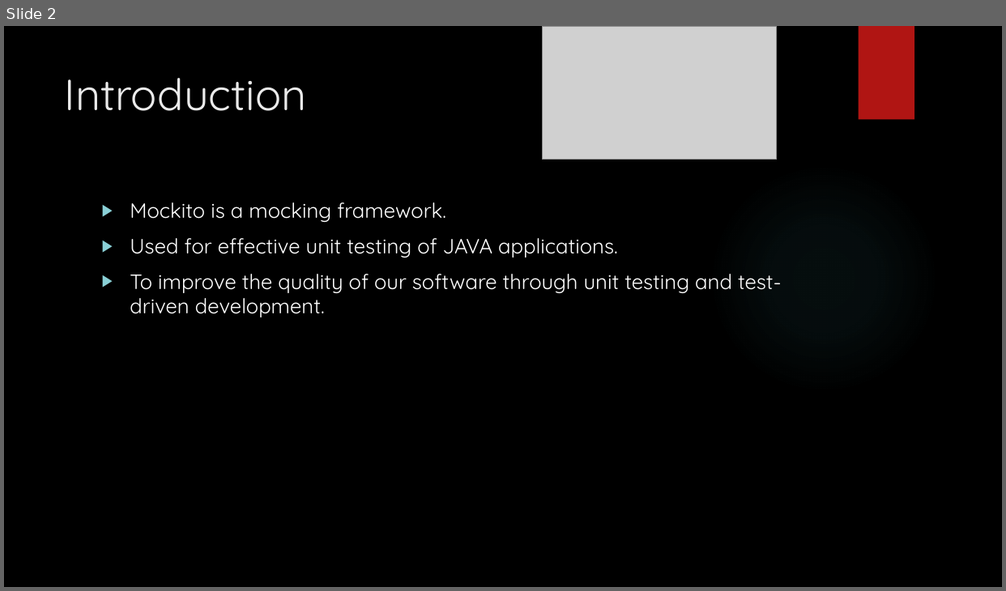
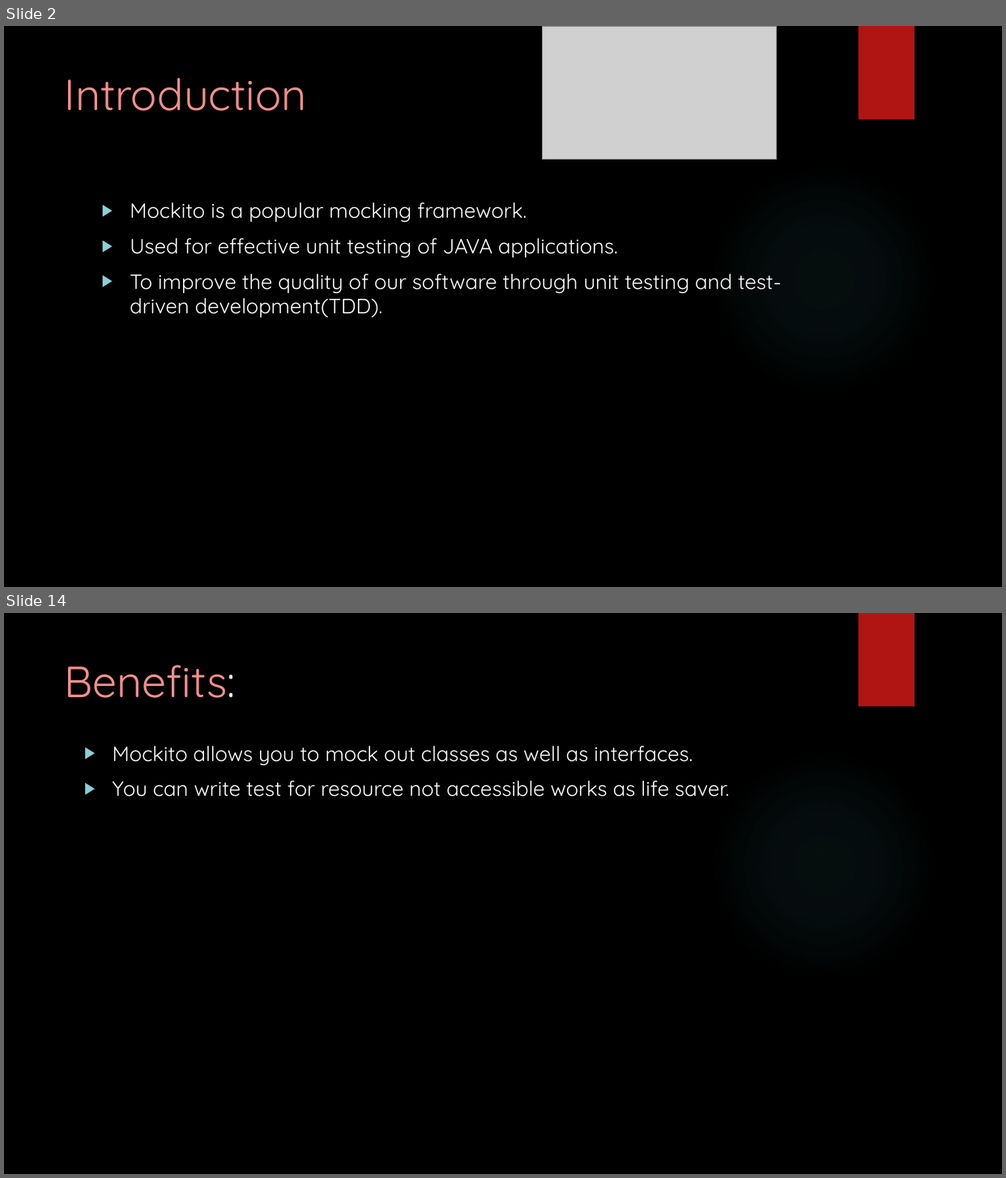
Before and after one commit to rasjaisw/training, a slide deck: assignments/Rashmi_jaiswal.pptx. Shown one above the other, each under a label of ours: slide 2 before the commit, slides 2 and 14 after it; the slides between them are not shown. The pictures are 1006x591 and 1006x1178 pixels, drawn with LibreOffice and Linux fonts; fonts in the diff are those of the drawing; grey boxes stand for pictures; background and template pictures are left out. Boxes give left, top, right and bottom in pixels: in the first picture for what was removed or moved away, otherwise in the second. Text is boxed around its words. In the diff, an @@ line names an element or a change of style, - is before the commit and + after.

Commit message:
rashmi mockito ppt

```diff
--- a/assignments/Rashmi_jaiswal.pptx
+++ b/assignments/Rashmi_jaiswal.pptx
@@ slide 14 added at (4, 613, 1002, 1174), background picture (left out); not listed: 2 template elements that a slide beside it also shows @@
@@ title added at (65, 665, 236, 698), 42 pt, text #F38F8D @@
+Benefits:
@@ text added at (113, 746, 729, 797), 20 pt, text #FFFFFF @@
+▶ Mockito allows you to mock out classes as well as interfaces.
+▶ You can write test for resource not accessible works as life saver.
@@ slide 2 changed as well @@
@@ title "Introduction" at (65, 78, 307, 111): text colour #EBEBEB to #F38F8D @@
@@ text at (130, 203, 526, 222): text changed @@
-▶ Mockito is a mocking framework.
+▶ Mockito is a popular mocking framework.
@@ text at (130, 274, 782, 318): text changed @@
-▶ To improve the quality of our software through unit testing and test-driven development.
+▶ To improve the quality of our software through unit testing and test-driven development(TDD).
```
Also in this commit, not shown: 5 other slides changed, 8 other slides added, 9 slides removed.
